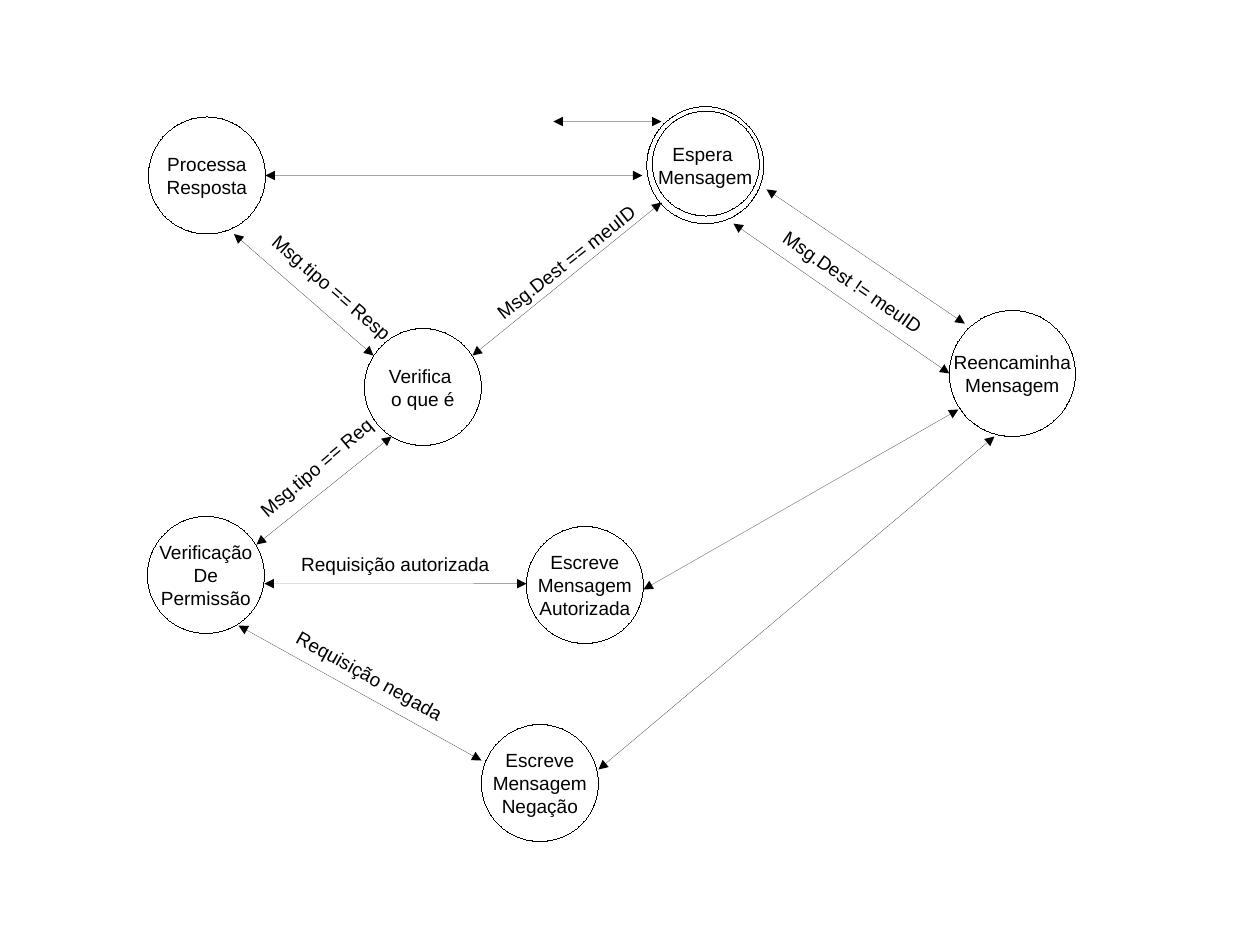
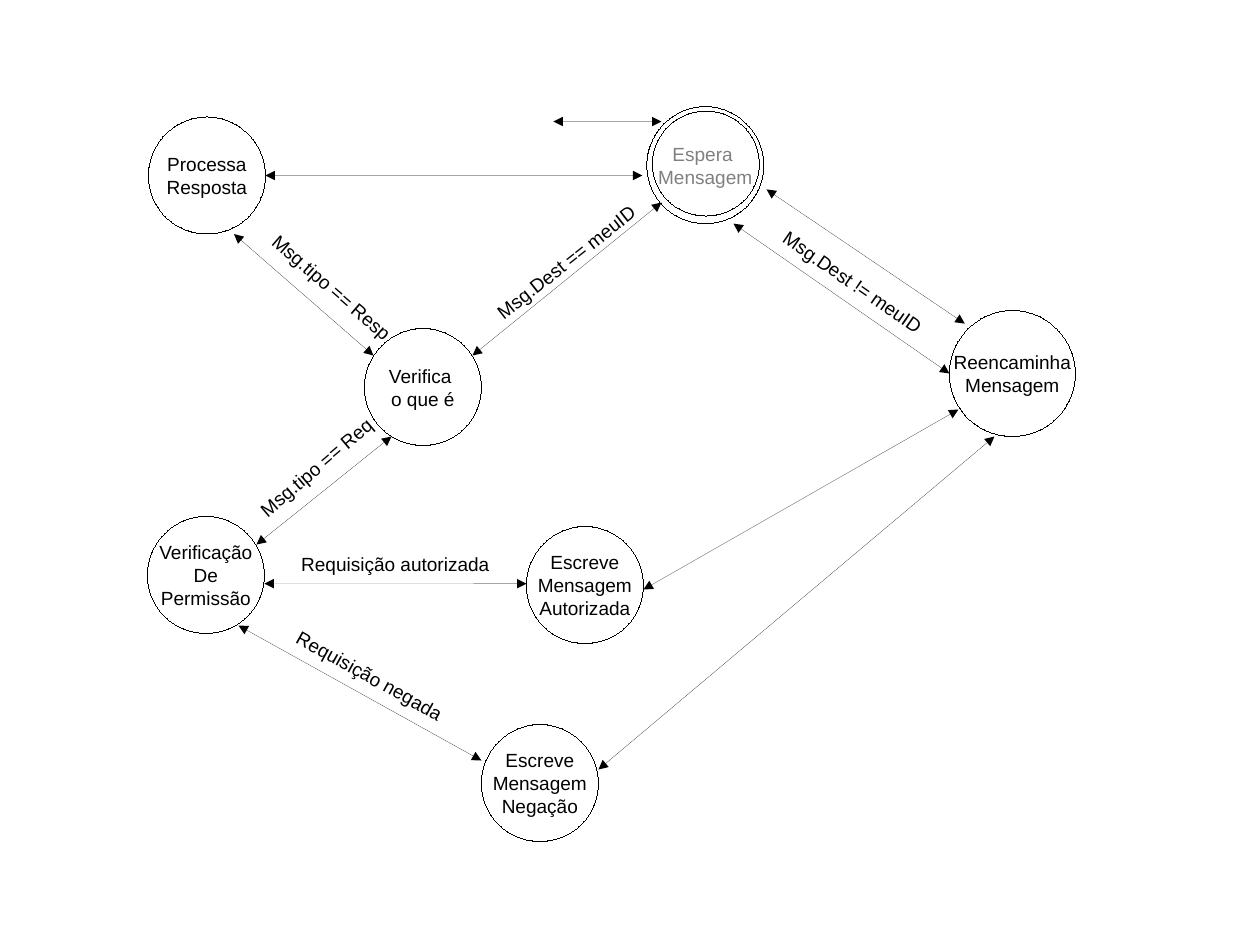
Before and after one commit to Juliano1612/arquitetura-iot, a slide deck: slide 2 of images/automata.odp. Drawn at 1260x945 pixels with LibreOffice and Linux fonts; fonts in the diff are those of the drawing; background and template pictures are left out. Boxes give left, top, right and bottom in pixels: in the first picture for what was removed or moved away, otherwise in the second. Text is boxed around its words. In the diff, an @@ line names an element or a change of style, - is before the commit and + after.

```diff
--- a/images/automata.odp
+++ b/images/automata.odp
@@ ellipse "Espera" at box(647, 106, 764, 223): fill none to #FFFFFF at 50% opacity @@
@@ ellipse at box(653, 111, 760, 216): fill none to #FFFFFF at 50% opacity @@
```
Also in this commit, not shown: 3 other slides changed, 2 slides added, 1 other file.
